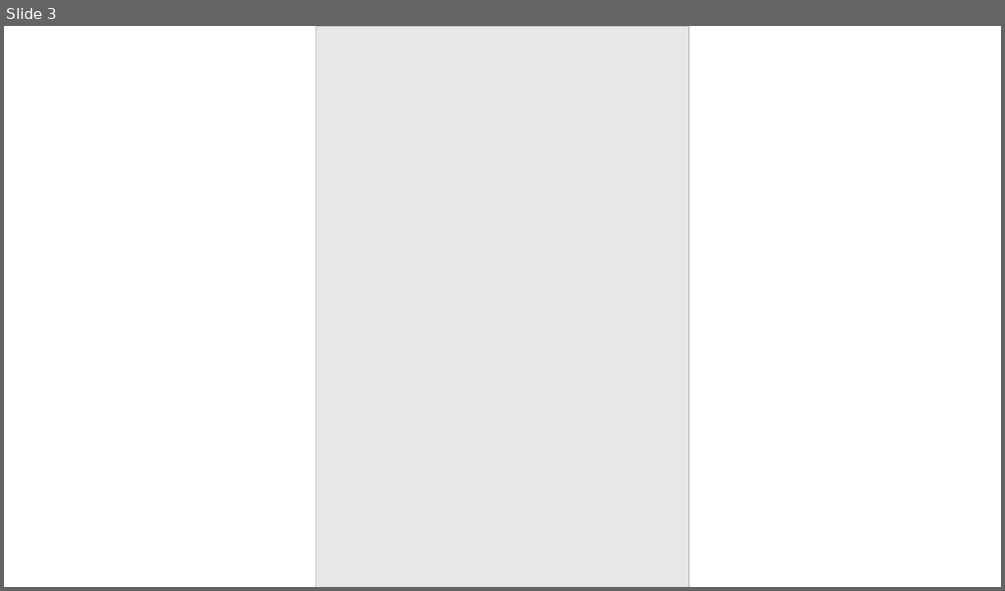
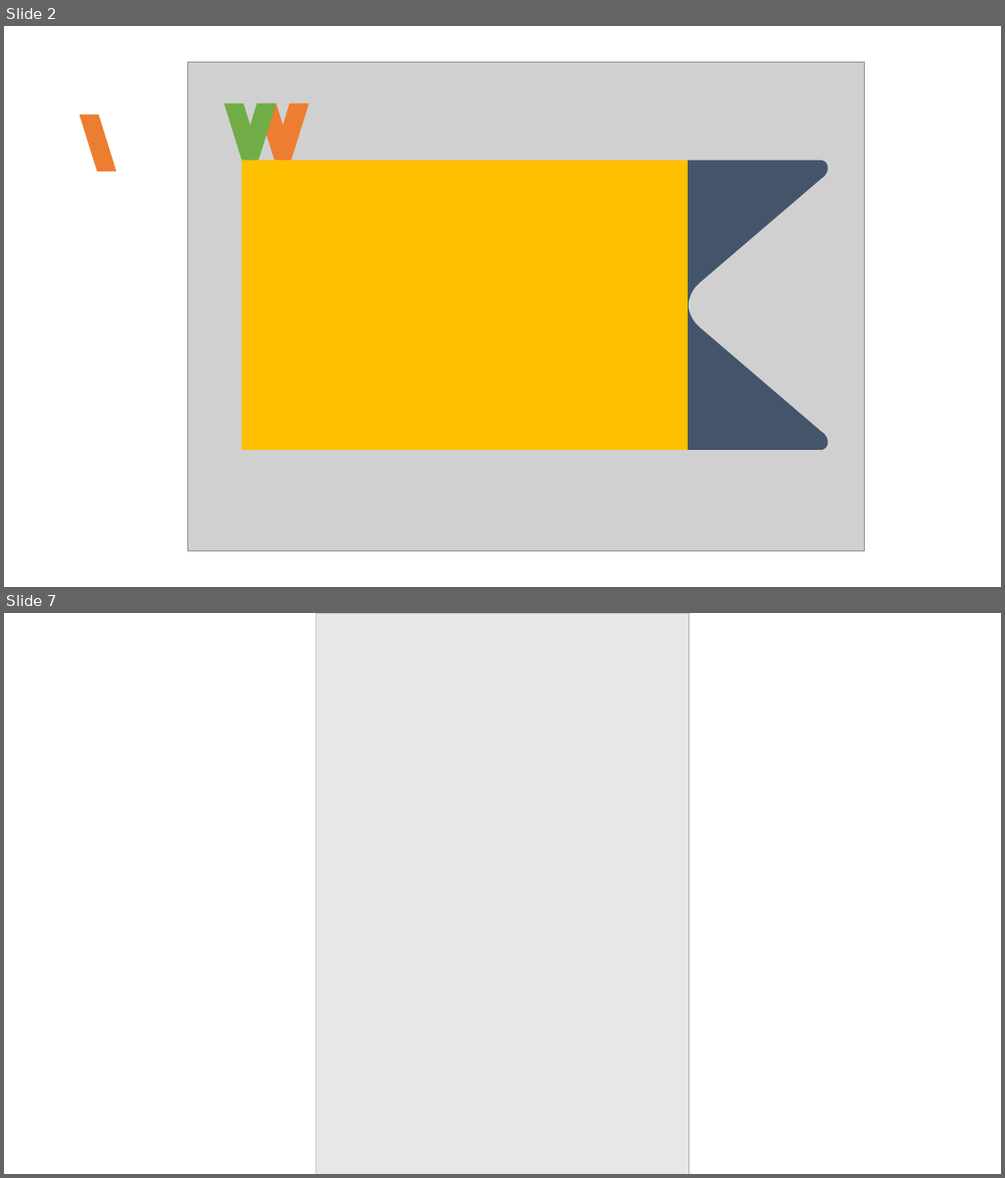
Before and after one commit to YutaMatsumura1016/20OFEF, a slide deck: タブimgs.pptx. Shown one above the other, each under a label of ours: slide 3 before the commit, slides 2 and 7 after it; the slides between them are not shown. The pictures are 1005x591 and 1005x1178 pixels, drawn with LibreOffice and Linux fonts; fonts in the diff are those of the drawing; grey boxes stand for pictures. Boxes give left, top, right and bottom in pixels: in the first picture for what was removed or moved away, otherwise in the second. Text is boxed around its words. In the diff, an @@ line names an element or a change of style, - is before the commit and + after.

```diff
--- a/タブimgs.pptx
+++ b/タブimgs.pptx
@@ slide 2 added at box(4, 26, 1001, 587), background #FFFFFF @@
@@ picture added at box(188, 62, 865, 551) @@
@@ freeform shape added at box(224, 103, 259, 160), fill #70AD47 @@
@@ freeform shape added at box(242, 103, 277, 160), fill #70AD47 @@
@@ freeform shape added at box(257, 103, 291, 160), fill #ED7D31 @@
@@ freeform shape added at box(274, 103, 309, 160), fill #ED7D31 @@
@@ parallelogram added at box(80, 114, 117, 171), fill #ED7D31 @@
@@ rectangle added at box(242, 160, 688, 450), fill #FFC000 @@
@@ freeform shape added at box(688, 160, 827, 306), fill #44546A @@
@@ freeform shape added at box(688, 303, 827, 450), fill #44546A @@
@@ what was slide 3 is now slide 7 @@
```
Also in this commit, not shown: 1 slide changed, 4 other slides added, 1 slide removed, 5 other files.
